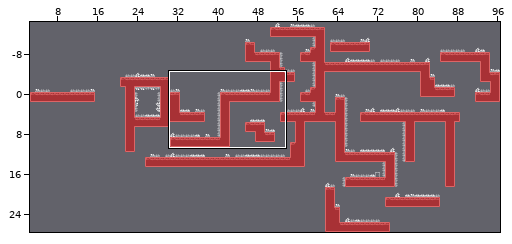
A Tiled map gets an edit: The Stakes Are High/Assets/Maps/Level 2.tmx. The first picture is a wide view before the edit; the outline marks the close-up.
Close-up. Old version:
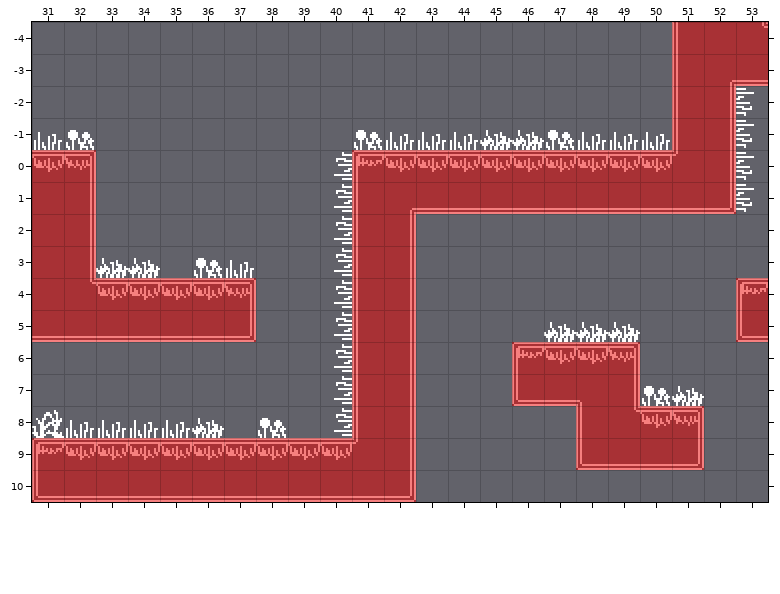
Cells are 16x16 px. Shown: x 31..53, y -4..10. The commit also changed other parts of the map, which this record leaves out.
After:
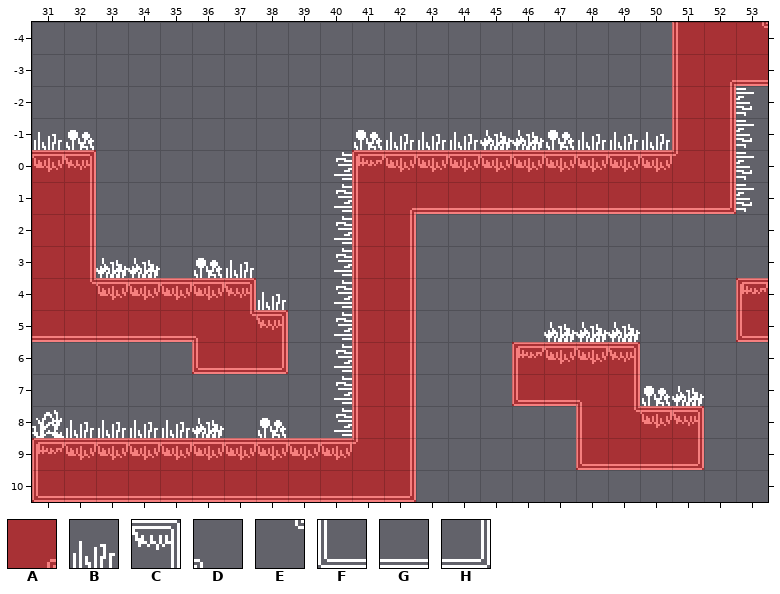
Key: from "Collision": A 0; from "Crops": B 0; from "Ground Tiles": C 2, D 4, E 8, F 10, G 11, H 12.
_ is an empty cell, . an unchanged one.
See-through tiles are keyed as they look on the map.
Difference:
--- layer "Ground"
@@ x 36..38 @@
- 5 GH_
- 6 ___
+ 5 DEC
+ 6 FGH
--- layer "Props"
@@ x 38..38 @@
- 4 _
+ 4 B
--- layer "Collision"
@@ x 36..38 @@
- 5 .._
- 6 ___
+ 5 ..A
+ 6 AAA
Changed places in both close-ups, as pixel boxes (x1, y1, x2, y2):
changed: (192, 292, 288, 374)
